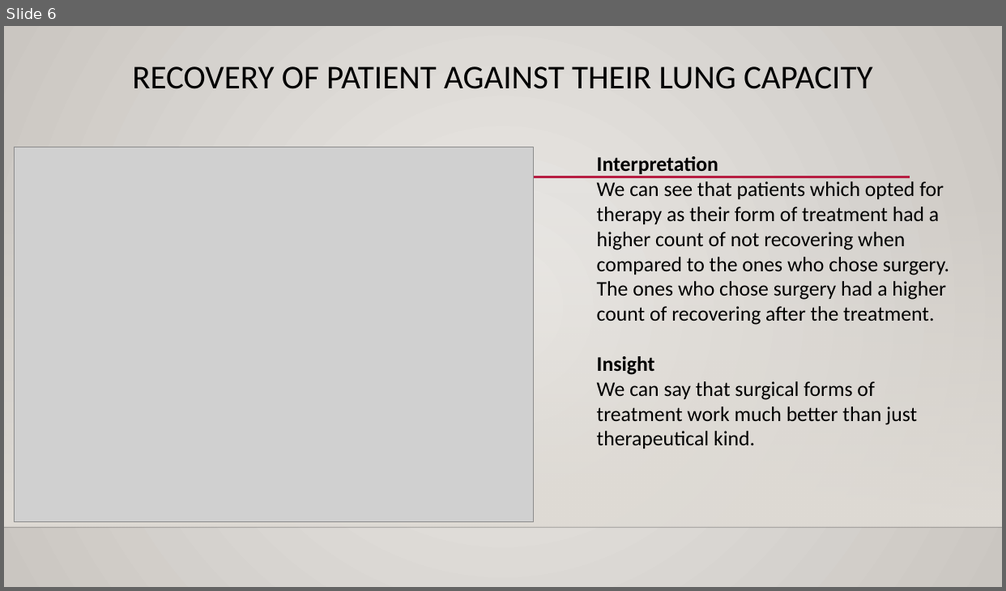
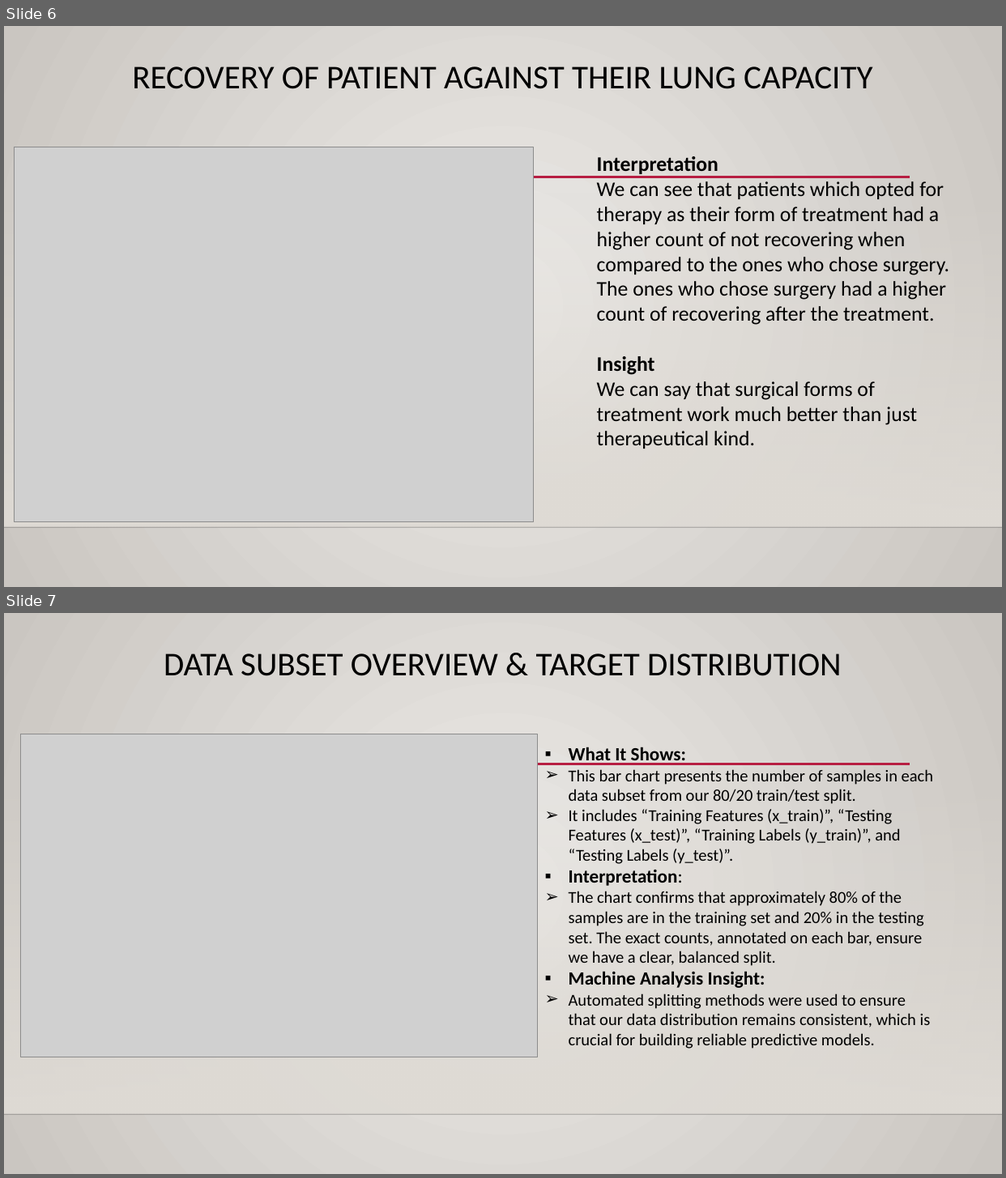
Before and after one commit to ramprashant66/CSC177_Poject1, a slide deck: Assignment 1.pptx. Shown one above the other, each under a label of ours: slide 6 before the commit, slides 6 and 7 after it. The pictures are 1006x591 and 1006x1178 pixels, drawn with LibreOffice and Linux fonts; fonts in the diff are those of the drawing; grey boxes stand for pictures; background and template pictures are left out. Boxes give left, top, right and bottom in pixels: in the first picture for what was removed or moved away, otherwise in the second. Text is boxed around its words. In the diff, an @@ line names an element or a change of style, - is before the commit and + after.

Commit message:
Added concise slide text for data split and target distribution graphs
- Added professional, compact text to accompany the two graphs in the presentation.
- The text explains the sample counts in each data subset (x_train, x_test, y_train, y_test) and verifies the 80/20 split.
- Also includes an explanation for the recovery status distribution graph, ensuring target distribution consistency.
- Provides machine analysis insights to underline the importance of a balanced and reliable model training process.

```diff
--- a/Assignment 1.pptx
+++ b/Assignment 1.pptx
@@ slide 7 added at (4, 613, 1002, 1174), background gradient #ECEAE7 to #CAC7C1; not listed: 3 template elements that a slide beside it also shows @@
@@ title added at (164, 653, 841, 676), 32 pt, text #000000 @@
+DATA SUBSET OVERVIEW & TARGET DISTRIBUTION
@@ picture added at (20, 735, 538, 1057) @@
@@ text added at (569, 747, 933, 1049), 16 pt, text #000000 @@
+▪ What It Shows:
+➢ This bar chart presents the number of samples in each data subset from our 80/20 train/test split.
+➢ It includes “Training Features (x_train)”, “Testing Features (x_test)”, “Training Labels (y_train)”, and “Testing Labels (y_test)”.
+▪ Interpretation:
+➢ The chart confirms that approximately 80% of the samples are in the training set and 20% in the testing set. The exact counts, annotated on each bar, ensure we have a clear, balanced split.
+▪ Machine Analysis Insight:
+➢ Automated splitting methods were used to ensure that our data distribution remains consistent, which is crucial for building reliable predictive models.
```
Also in this commit, not shown: 1 slide changed, 1 other slide added, 1 slide removed.
